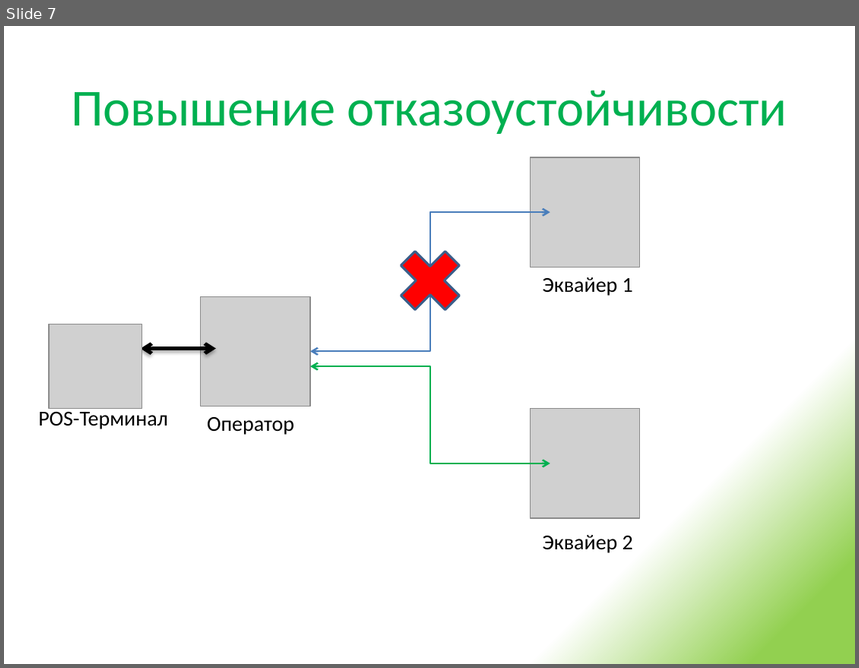
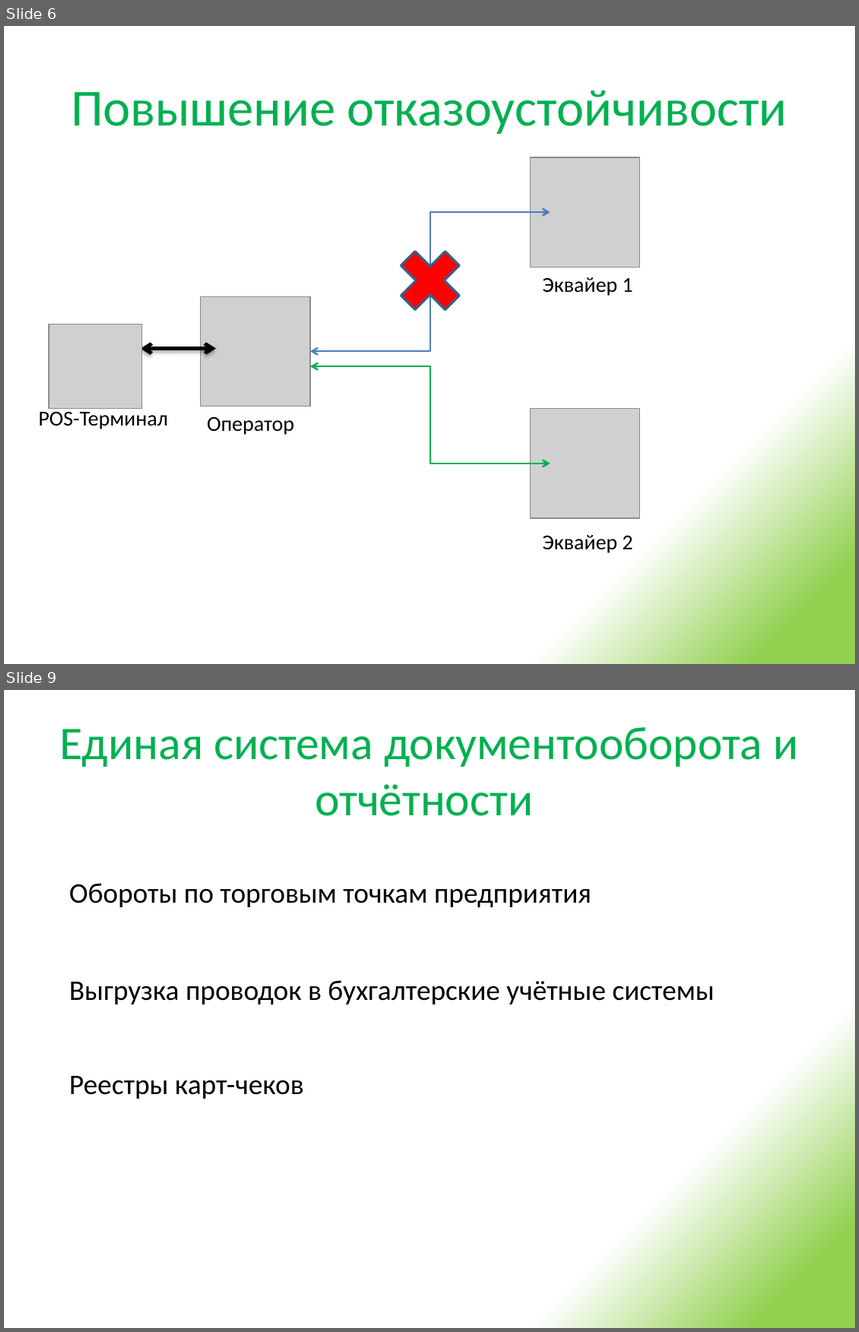
Before and after one commit to urgal/scft, a slide deck: Docs/Презентация решения.pptx. Shown one above the other, each under a label of ours: slide 7 before the commit, slides 6 and 9 after it; the slides between them are not shown. The pictures are 859x668 and 859x1332 pixels, drawn with LibreOffice and Linux fonts; fonts in the diff are those of the drawing; grey boxes stand for pictures. Boxes give left, top, right and bottom in pixels: in the first picture for what was removed or moved away, otherwise in the second. Text is boxed around its words. In the diff, an @@ line names an element or a change of style, - is before the commit and + after.

```diff
--- a/Docs/Презентация решения.pptx
+++ b/Docs/Презентация решения.pptx
@@ slide 9 added at (4, 690, 855, 1328), background gradient #92D050 to #FFFFFF @@
@@ title added at (60, 727, 798, 816), 39.6 pt, text #00B050 @@
+Единая система документооборота и отчётности
@@ text added at (69, 883, 591, 907), 24 pt, text #000000 @@
+Обороты по торговым точкам предприятия
@@ text added at (69, 980, 715, 1005), 24 pt, text #000000 @@
+Выгрузка проводок в бухгалтерские учётные системы
@@ text added at (69, 1076, 304, 1099), 24 pt, text #000000 @@
+Реестры карт-чеков
@@ what was slide 7 is now slide 6 @@
```
Also in this commit, not shown: 3 slides changed, 3 other slides added, 2 slides removed, 4 other files.
